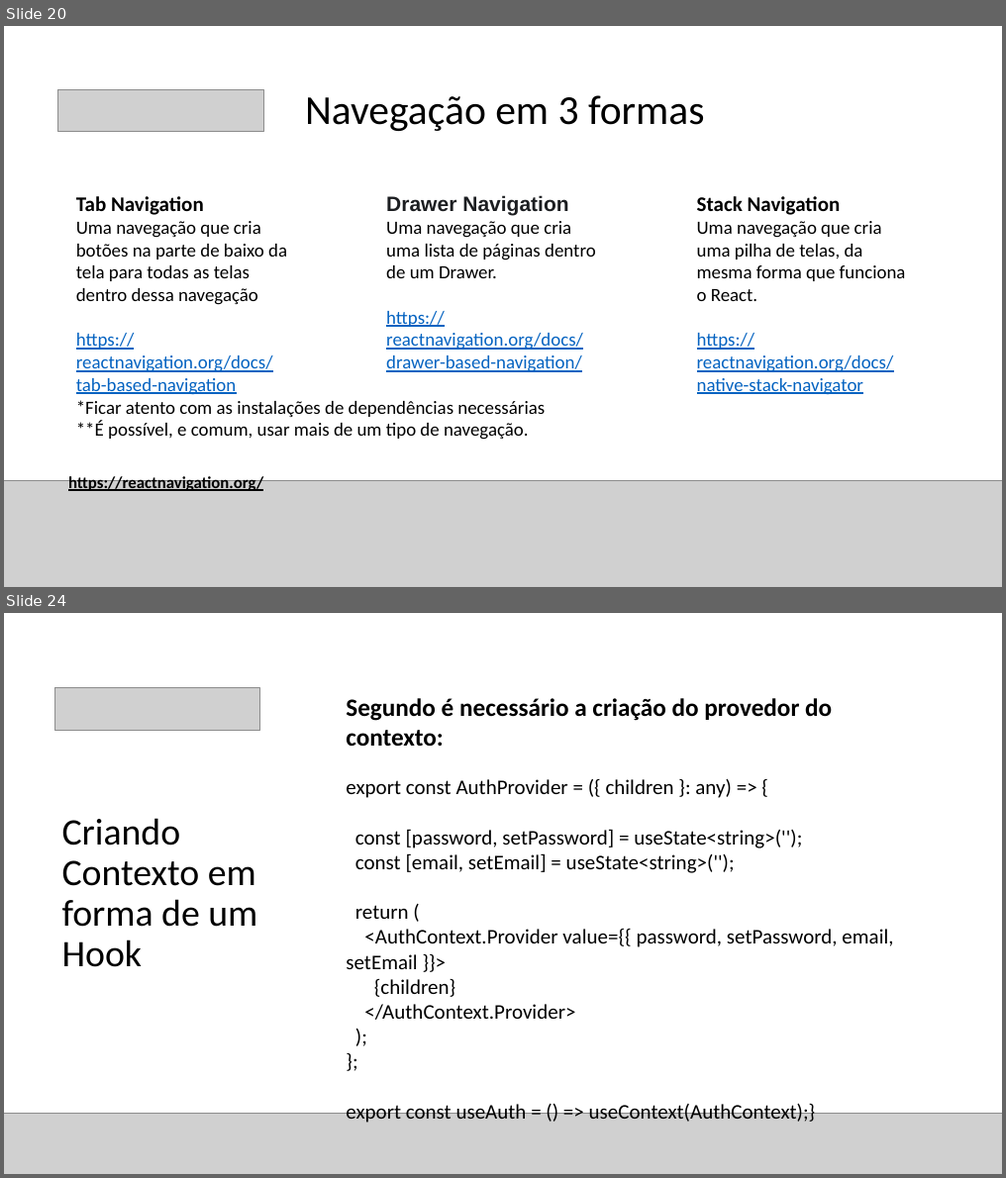
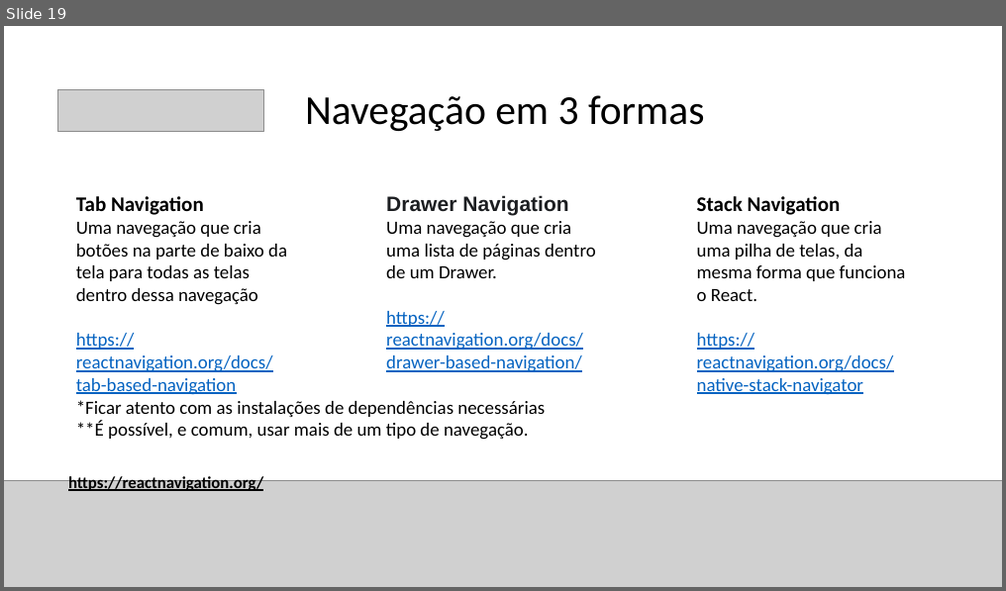
Before and after one commit to FredHSQ/ReactNativeClasses, a slide deck: AulasMaisExplicadas.pptx. Shown one above the other, each under a label of ours: slides 20 and 24 before the commit, slide 19 after it; the slides between them are not shown. The pictures are 1006x1178 and 1006x591 pixels, drawn with LibreOffice and Linux fonts; fonts in the diff are those of the drawing; grey boxes stand for pictures. Boxes give left, top, right and bottom in pixels: in the first picture for what was removed or moved away, otherwise in the second. Text is boxed around its words. In the diff, an @@ line names an element or a change of style, - is before the commit and + after.

```diff
--- a/AulasMaisExplicadas.pptx
+++ b/AulasMaisExplicadas.pptx
@@ slide 24 removed at (4, 613, 1002, 1174), background #FFFFFF @@
@@ picture removed at (54, 688, 260, 731) @@
@@ text removed at (346, 698, 893, 1123) @@
-Segundo é necessário a criação do provedor do contexto:
-export const AuthProvider = ({ children }: any) => {
-const [password, setPassword] = useState<string>('');
-const [email, setEmail] = useState<string>('');
-return (
-<AuthContext.Provider value={{ password, setPassword, email, setEmail }}>
-{children}
-</AuthContext.Provider>
-);
-};
-export const useAuth = () => useContext(AuthContext);}
@@ text removed at (62, 818, 257, 967) @@
-Criando Contexto em forma de um Hook
@@ picture removed at (4, 1113, 1002, 1174) @@
@@ what was slide 20 is now slide 19 @@
```
Also in this commit, not shown: 6 other slides removed, 3 other files.
